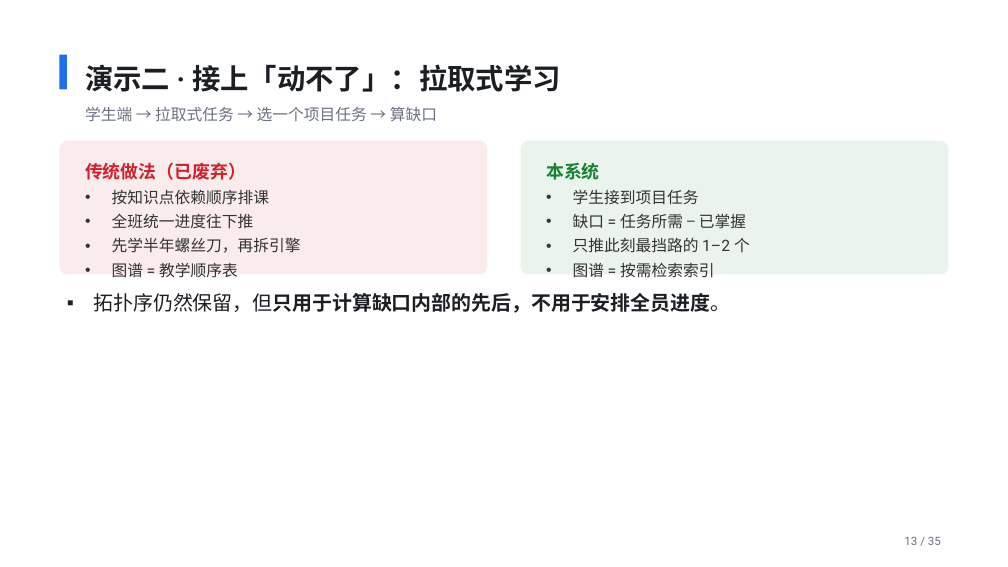
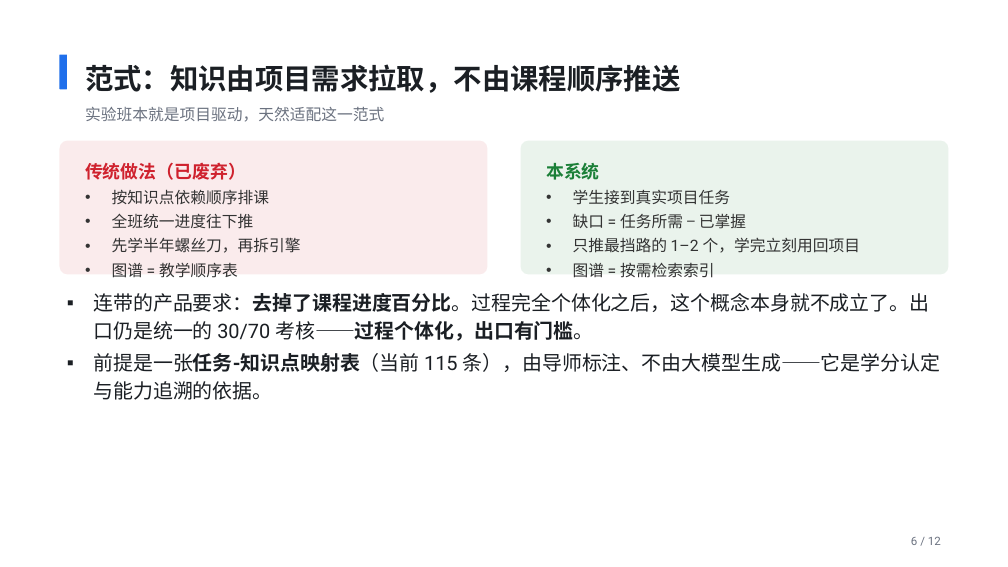
Before and after one commit to codesoldier99/AI_EDU, a slide deck: slide 6 of docs/slides/院长实验班AI教学系统_汇报.pptx (slide 13 before the commit). Drawn at 1008x567 pixels with LibreOffice and Linux fonts; fonts in the diff are those of the drawing. Boxes give left, top, right and bottom in pixels: in the first picture for what was removed or moved away, otherwise in the second. Text is boxed around its words. In the diff, an @@ line names an element or a change of style, - is before the commit and + after.

```diff
--- a/docs/slides/院长实验班AI教学系统_汇报.pptx
+++ b/docs/slides/院长实验班AI教学系统_汇报.pptx
@@ text at [85, 64, 680, 93]: text changed @@
-演示二 · 接上「动不了」：拉取式学习
+范式：知识由项目需求拉取，不由课程顺序推送
@@ text at [85, 107, 384, 122]: text changed @@
-学生端 → 拉取式任务 → 选一个项目任务 → 算缺口
+实验班本就是项目驱动，天然适配这一范式
@@ text at [573, 190, 730, 205]: text changed @@
-• 学生接到项目任务
+• 学生接到真实项目任务
@@ text at [573, 238, 860, 253]: text changed @@
-• 只推此刻最挡路的 1–2 个
+• 只推最挡路的 1–2 个，学完立刻用回项目
@@ text at [93, 293, 941, 400]: text changed; bold off @@
-▪ 拓扑序仍然保留，但只用于计算缺口内部的先后，不用于安排全员进度。
+▪ 连带的产品要求：去掉了课程进度百分比。过程完全个体化之后，这个概念本身就不成立了。出口仍是统一的 30/70 考核——过程个体化，出口有门槛。
+▪ 前提是一张任务-知识点映射表（当前 115 条），由导师标注、不由大模型生成——它是学分认定与能力追溯的依据。
@@ text at [911, 536, 941, 545]: text changed @@
-13 / 35
+6 / 12
```
Also in this commit, not shown: 10 other slides changed, 1 slide added, 24 slides removed, 8 other files.
